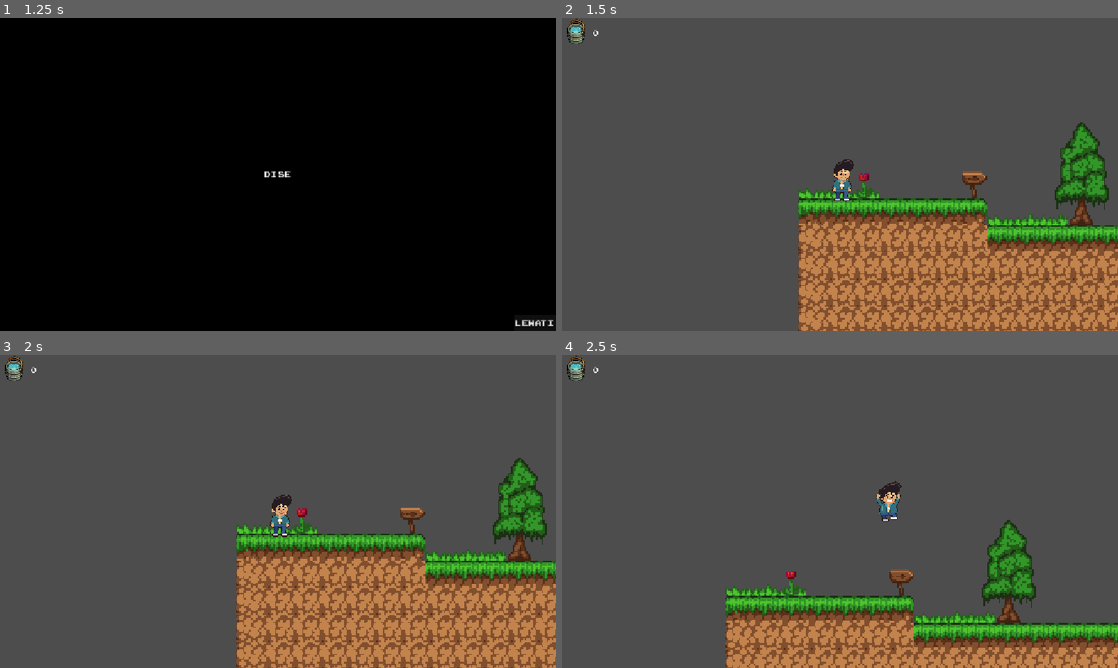
Above: before the commit, frames 1-4 (two rows, left to right).
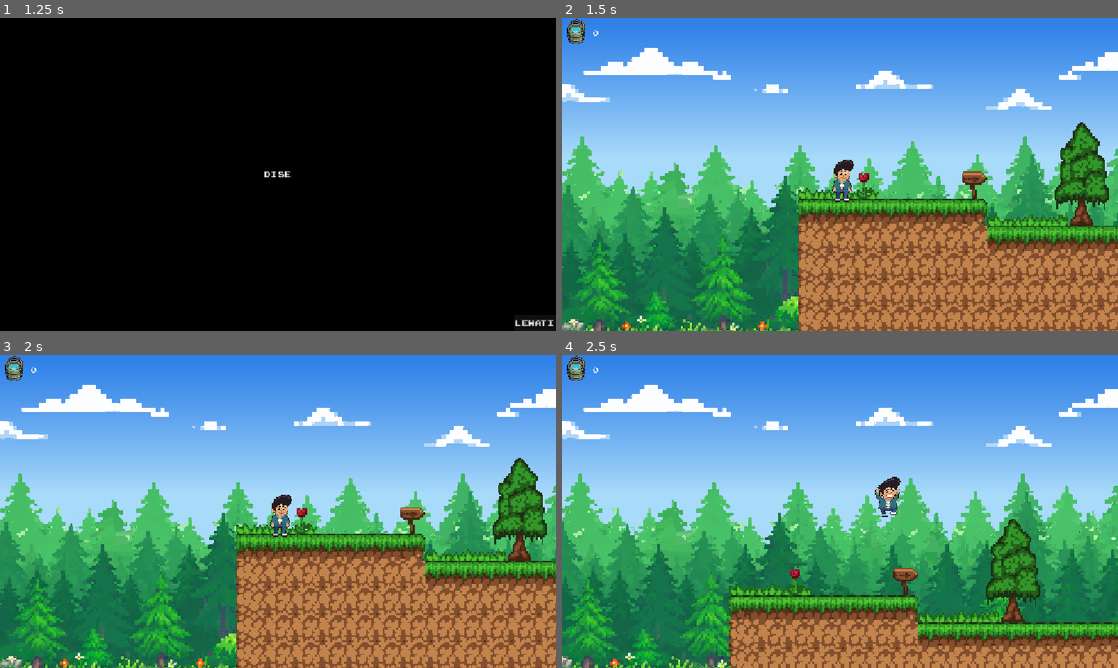
Above: after the commit, the same moments.

Repository: juztmuzan/last-escape
Game: Godot game, scene res://scene/main_menu.tscn
Two runs of this game, one before a commit and one after it. Both use one fixed random seed, a clock stepped at 60 frames per second and the inputs below.
Inputs:
- Up to frame 1 (1.25 s): click "MULAI" at 0.5 s
- Up to frame 2 (1.5 s): click "Lewati" at 1.25 s
- Up to frame 3 (2 s): no input
- Up to frame 4 (2.5 s): hold Right (move_right) from 2.03 s (still down); tap Up (jump) at 2.1, 2.27 s

Frame 1 is identical in both runs. In frame 2, 75% of the frame differs, in the area x 0-100%, y 0-100%; in frame 3, 74%; in frame 4, 92%.

Commit message:
Backsound & Fix Run

Diff:
--- /dev/null
+++ b/default_bus_layout.tres
@@ -0,0 +1,9 @@
+[gd_resource type="AudioBusLayout" format=3 uid="uid://glb8cka6ic66"]
+
+[resource]
+bus/1/name = &"Backsound"
+bus/1/solo = false
+bus/1/mute = false
+bus/1/bypass_fx = false
+bus/1/volume_db = 0.0
+bus/1/send = &"Master"
--- a/project.godot
+++ b/project.godot
@@ -15,9 +15,14 @@
 config/features=PackedStringArray("4.7", "GL Compatibility")
 config/icon="res://icon.svg"
 
+[audio]
+
+buses/default_bus_layout="uid://glb8cka6ic66"
+
 [autoload]
 
 Controller="*uid://bp05hkl8cib57"
+BackSound="*uid://cfed3m6cgbh1c"
 
 [display]
 
@@ -63,6 +68,7 @@
 
 3d/physics_engine="Jolt Physics"
 2d/default_gravity=1300.0
+common/physics_interpolation=true
 
 [rendering]
 
--- /dev/null
+++ b/scene/BackSound.tscn
@@ -0,0 +1,8 @@
+[gd_scene format=3 uid="uid://cfed3m6cgbh1c"]
+
+[ext_resource type="AudioStream" uid="uid://dj0ng61mopa3h" path="res://assets/Music/Time_For_Advanture.mp3" id="1_jatca"]
+
+[node name="AudioStreamPlayer" type="AudioStreamPlayer" unique_id=104010578]
+stream = ExtResource("1_jatca")
+autoplay = true
+bus = &"Backsound"
--- a/scene/last_escape.tscn
+++ b/scene/last_escape.tscn
@@ -19,12 +19,9 @@
 [ext_resource type="Texture2D" uid="uid://jmknmj00oq2j" path="res://assets/background/level_1/02_pohon_jauh.png" id="26_l8xet"]
 [ext_resource type="Texture2D" uid="uid://dve6k34xxe2vt" path="res://assets/background/level_1/03_pohon_tengah.png" id="27_io47f"]
 [ext_resource type="Texture2D" uid="uid://ctgfhsm1pex6" path="res://assets/background/level_1/04_pohon_depan.png" id="28_f4vfu"]
-[ext_resource type="Texture2D" uid="uid://cfupp4ifc0jb1" path="res://assets/character/player/run/run_01.png" id="30_k02mr"]
 [ext_resource type="Texture2D" uid="uid://ciotg4lgtg6nt" path="res://assets/character/player/run/run_02.png" id="31_xpcpj"]
-[ext_resource type="Texture2D" uid="uid://dyw5nu16tegb8" path="res://assets/character/player/run/run_03.png" id="32_151xh"]
 [ext_resource type="Texture2D" uid="uid://bxyukn6ijarxu" path="res://assets/character/player/run/run_04.png" id="33_85qjo"]
 [ext_resource type="Texture2D" uid="uid://dn2ap6mdc4mjb" path="res://assets/character/player/jump/jump_01.png" id="33_u5fu2"]
-[ext_resource type="Texture2D" uid="uid://centac882onqm" path="res://assets/character/player/run/run_05.png" id="34_c35yd"]
 [ext_resource type="Texture2D" uid="uid://b3iltuqygfpb7" path="res://assets/character/player/run/run_06.png" id="35_2xb4d"]
 [ext_resource type="PackedScene" uid="uid://dxjeqphs3r08q" path="res://scene/ember.tscn" id="40_ir62t"]
 [ext_resource type="PackedScene" uid="uid://y1yfmd3wf7e2" path="res://scene/ember_ui.tscn" id="41_u5fu2"]
@@ -390,26 +387,17 @@
 }, {
 "frames": [{
 "duration": 1.0,
-"texture": ExtResource("30_k02mr")
-}, {
-"duration": 1.0,
 "texture": ExtResource("31_xpcpj")
 }, {
 "duration": 1.0,
-"texture": ExtResource("32_151xh")
-}, {
-"duration": 1.0,
 "texture": ExtResource("33_85qjo")
-}, {
-"duration": 1.0,
-"texture": ExtResource("34_c35yd")
 }, {
 "duration": 1.0,
 "texture": ExtResource("35_2xb4d")
 }],
 "loop": 1,
 "name": &"run",
-"speed": 20.0
+"speed": 10.0
 }]
 
 [sub_resource type="CapsuleShape2D" id="CapsuleShape2D_owiqf"]
@@ -476,8 +464,9 @@
 texture_filter = 1
 scale = Vector2(0.05, 0.05)
 sprite_frames = SubResource("SpriteFrames_wrplr")
-animation = &"idle"
+animation = &"run"
 autoplay = "idle"
+frame_progress = 0.030658182
 
 [node name="CollisionShape2D" type="CollisionShape2D" parent="CharacterBody2D" unique_id=1627780832]
 position = Vector2(2, 5)
@@ -490,6 +479,7 @@
 limit_bottom = 500
 limit_smoothed = true
 position_smoothing_enabled = true
+rotation_smoothing_enabled = true
 script = ExtResource("23_47kbm")
 max_y = 500.0
 
@@ -503,7 +493,6 @@
 grow_vertical = 1
 
 [node name="ParallaxBackground" type="ParallaxBackground" parent="." unique_id=383569671]
-visible = false
 scroll_ignore_camera_zoom = true
 
 [node name="ParallaxLayer" type="ParallaxLayer" parent="ParallaxBackground" unique_id=1077053505]
--- a/scene/level_2.tscn
+++ b/scene/level_2.tscn
@@ -27,11 +27,8 @@
 [ext_resource type="Texture2D" uid="uid://dtfi46xb8jsyx" path="res://assets/background/Level_2/06_pohon_tengah.png" id="32_cerx1"]
 [ext_resource type="Texture2D" uid="uid://dn2ap6mdc4mjb" path="res://assets/character/player/jump/jump_01.png" id="33_m34xv"]
 [ext_resource type="Texture2D" uid="uid://400fid46vdio" path="res://assets/background/Level_2/07_pohon_depan.png" id="33_u01km"]
-[ext_resource type="Texture2D" uid="uid://cfupp4ifc0jb1" path="res://assets/character/player/run/run_01.png" id="34_looqq"]
 [ext_resource type="Texture2D" uid="uid://ciotg4lgtg6nt" path="res://assets/character/player/run/run_02.png" id="35_mfb87"]
-[ext_resource type="Texture2D" uid="uid://dyw5nu16tegb8" path="res://assets/character/player/run/run_03.png" id="36_142yk"]
 [ext_resource type="Texture2D" uid="uid://bxyukn6ijarxu" path="res://assets/character/player/run/run_04.png" id="37_u0tq3"]
-[ext_resource type="Texture2D" uid="uid://centac882onqm" path="res://assets/character/player/run/run_05.png" id="38_74pqi"]
 [ext_resource type="Texture2D" uid="uid://b3iltuqygfpb7" path="res://assets/character/player/run/run_06.png" id="39_64hvb"]
 
 [sub_resource type="WorldBoundaryShape2D" id="WorldBoundaryShape2D_owiqf"]
@@ -271,26 +268,17 @@
 }, {
 "frames": [{
 "duration": 1.0,
-"texture": ExtResource("34_looqq")
-}, {
-"duration": 1.0,
 "texture": ExtResource("35_mfb87")
 }, {
 "duration": 1.0,
-"texture": ExtResource("36_142yk")
-}, {
-"duration": 1.0,
 "texture": ExtResource("37_u0tq3")
-}, {
-"duration": 1.0,
-"texture": ExtResource("38_74pqi")
 }, {
 "duration": 1.0,
 "texture": ExtResource("39_64hvb")
 }],
 "loop": 1,
 "name": &"run",
-"speed": 20.0
+"speed": 10.0
 }]
 
 [sub_resource type="CapsuleShape2D" id="CapsuleShape2D_owiqf"]
@@ -418,6 +406,7 @@
 limit_bottom = 999999
 limit_smoothed = true
 position_smoothing_enabled = true
+rotation_smoothing_enabled = true
 script = ExtResource("24_4knub")
 max_y = 1100.0
 
@@ -501,7 +490,7 @@
 texture_filter = 1
 scale = Vector2(0.05, 0.05)
 sprite_frames = SubResource("SpriteFrames_wrplr")
-animation = &"jump"
+animation = &"run"
 autoplay = "idle"
 
 [node name="CollisionShape2D" type="CollisionShape2D" parent="CharacterBody2D" unique_id=1627780832]
--- a/scene/level_3.tscn
+++ b/scene/level_3.tscn
@@ -19,11 +19,8 @@
 [ext_resource type="Texture2D" uid="uid://cm6gs7vyi1lp2" path="res://assets/character/player/idle/idle_07.png" id="17_5f4cu"]
 [ext_resource type="Texture2D" uid="uid://xmmtrbfkj6e5" path="res://assets/character/player/idle/idle_08.png" id="18_c30lh"]
 [ext_resource type="Texture2D" uid="uid://dn2ap6mdc4mjb" path="res://assets/character/player/jump/jump_01.png" id="19_yynj7"]
-[ext_resource type="Texture2D" uid="uid://cfupp4ifc0jb1" path="res://assets/character/player/run/run_01.png" id="20_3cwcn"]
 [ext_resource type="Texture2D" uid="uid://ciotg4lgtg6nt" path="res://assets/character/player/run/run_02.png" id="21_kprhq"]
-[ext_resource type="Texture2D" uid="uid://dyw5nu16tegb8" path="res://assets/character/player/run/run_03.png" id="22_83j3r"]
 [ext_resource type="Texture2D" uid="uid://bxyukn6ijarxu" path="res://assets/character/player/run/run_04.png" id="23_uqf2y"]
-[ext_resource type="Texture2D" uid="uid://centac882onqm" path="res://assets/character/player/run/run_05.png" id="24_hb043"]
 [ext_resource type="Texture2D" uid="uid://b3iltuqygfpb7" path="res://assets/character/player/run/run_06.png" id="25_ewoa8"]
 [ext_resource type="PackedScene" uid="uid://y1yfmd3wf7e2" path="res://scene/ember_ui.tscn" id="26_gqyry"]
 [ext_resource type="Texture2D" uid="uid://csp840f760uk1" path="res://assets/background/Level_3/01_langit.png" id="27_hveye"]
@@ -275,26 +272,17 @@
 }, {
 "frames": [{
 "duration": 1.0,
-"texture": ExtResource("20_3cwcn")
-}, {
-"duration": 1.0,
 "texture": ExtResource("21_kprhq")
 }, {
 "duration": 1.0,
-"texture": ExtResource("22_83j3r")
-}, {
-"duration": 1.0,
 "texture": ExtResource("23_uqf2y")
-}, {
-"duration": 1.0,
-"texture": ExtResource("24_hb043")
 }, {
 "duration": 1.0,
 "texture": ExtResource("25_ewoa8")
 }],
 "loop": 1,
 "name": &"run",
-"speed": 20.0
+"speed": 10.0
 }]
 
 [sub_resource type="CapsuleShape2D" id="CapsuleShape2D_owiqf"]
@@ -422,6 +410,7 @@
 limit_bottom = 999999
 limit_smoothed = true
 position_smoothing_enabled = true
+rotation_smoothing_enabled = true
 script = ExtResource("8_hefqe")
 max_y = 1100.0
 
@@ -505,7 +494,7 @@
 texture_filter = 1
 scale = Vector2(0.05, 0.05)
 sprite_frames = SubResource("SpriteFrames_wrplr")
-animation = &"jump"
+animation = &"idle"
 autoplay = "idle"
 
 [node name="CollisionShape2D" type="CollisionShape2D" parent="CharacterBody2D" unique_id=1627780832]
Not shown, added: assets/Music/Time_For_Advanture.mp3.import
Binary file removed: assets/background/bg_malam.jpeg
Not shown, removed: assets/background/bg_malam.jpeg.import
Binary file removed: assets/background/bg_sore.jpeg
Not shown, removed: assets/background/bg_sore.jpeg.import
Not shown, added: assets/Music/Time_For_Advanture.mp3
Not shown, added: assets/Music/Time_For_Advanture.mpeg
